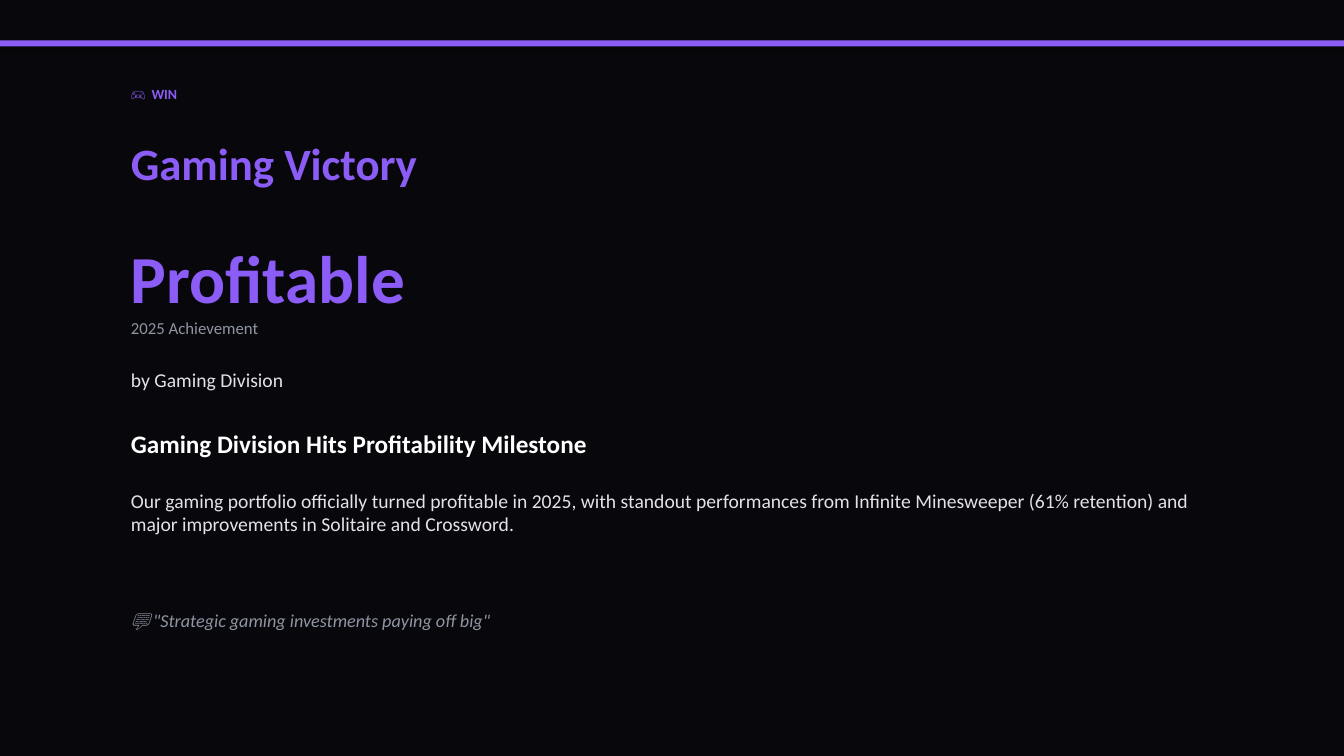
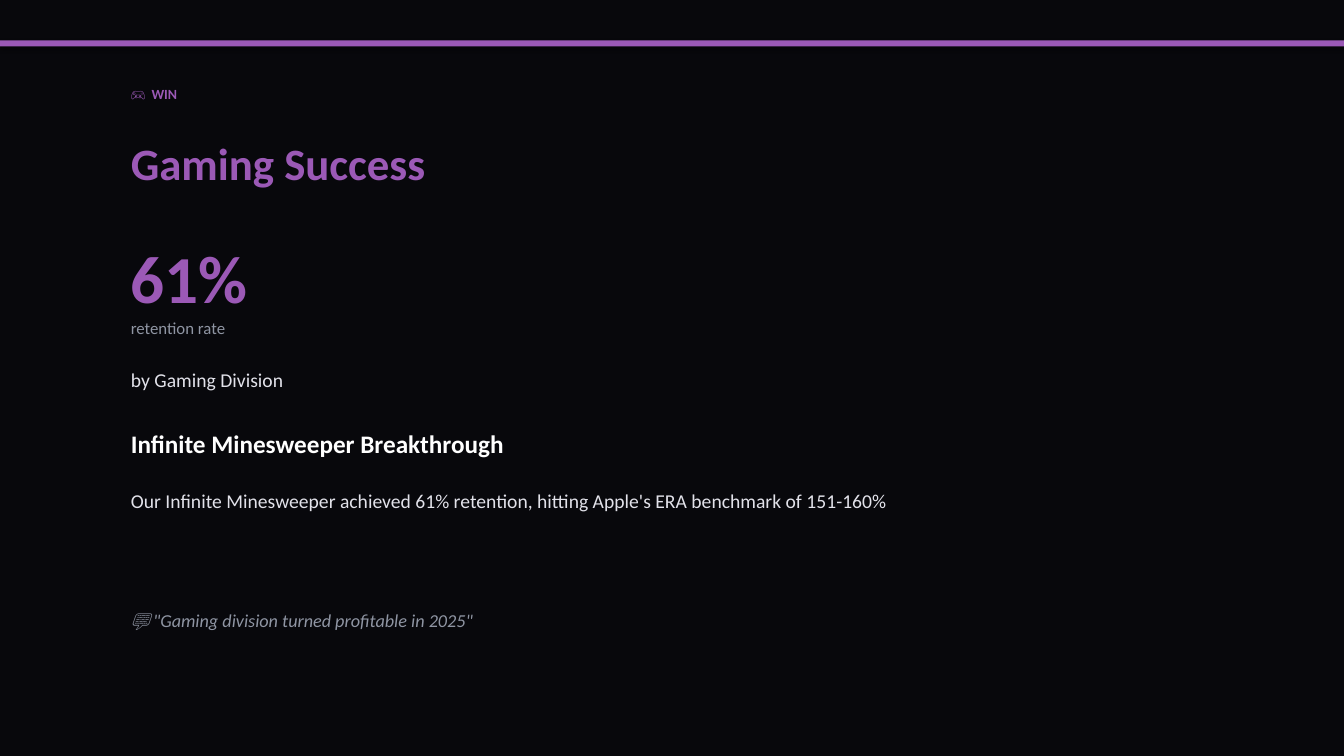
Before and after one commit to liliyagarifullina-maker/appodeal-pulse, a slide deck: slide 16 of data/archive/pulse_2026-03-14.pptx (slide 14 before the commit). Drawn at 1344x756 pixels with LibreOffice and Linux fonts; fonts in the diff are those of the drawing. Boxes give left, top, right and bottom in pixels: in the first picture for what was removed or moved away, otherwise in the second. Text is boxed around its words. In the diff, an @@ line names an element or a change of style, - is before the commit and + after.

```diff
--- a/data/archive/pulse_2026-03-14.pptx
+++ b/data/archive/pulse_2026-03-14.pptx
@@ rectangle at [0,40,1344,46]: fill #8B5CF6 to #9B59B6 @@
@@ text "🎮 WIN" at [152,90,178,99]: text colour #8B5CF6 to #9B59B6 @@
@@ text at [131,148,425,188]: text changed; text colour #8B5CF6 to #9B59B6 @@
-Gaming Victory
+Gaming Success
@@ text at [131,256,248,304]: text changed; text colour #8B5CF6 to #9B59B6 @@
-Profitable
+61%
@@ text at [131,322,225,334]: text changed @@
-2025 Achievement
+retention rate
@@ text at [131,435,503,458]: text changed @@
-Gaming Division Hits Profitability Milestone
+Infinite Minesweeper Breakthrough
@@ text at [131,494,886,512]: text changed @@
-Our gaming portfolio officially turned profitable in 2025, with standout performances from Infinite Minesweeper (61% retention) and major improvements in Solitaire and Crossword.
+Our Infinite Minesweeper achieved 61% retention, hitting Apple's ERA benchmark of 151-160%
@@ text at [153,614,473,630]: text changed @@
-💬 "Strategic gaming investments paying off big"
+💬 "Gaming division turned profitable in 2025"
```
Also in this commit, not shown: 13 other slides changed, 3 slides added, 2 slides removed, 2 other files.
